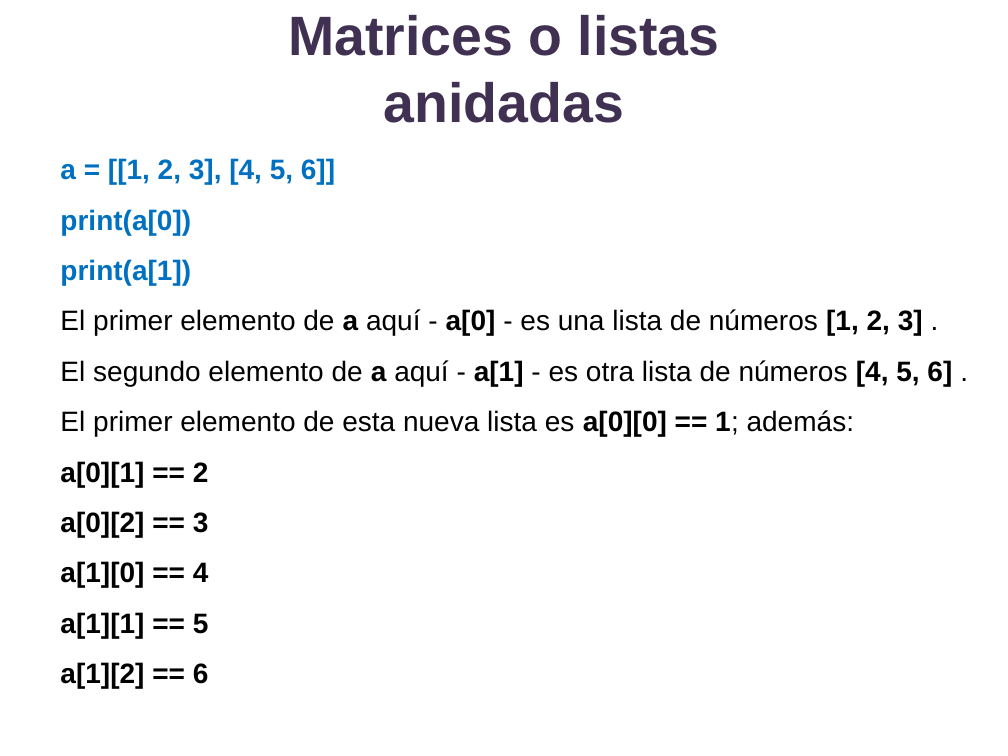
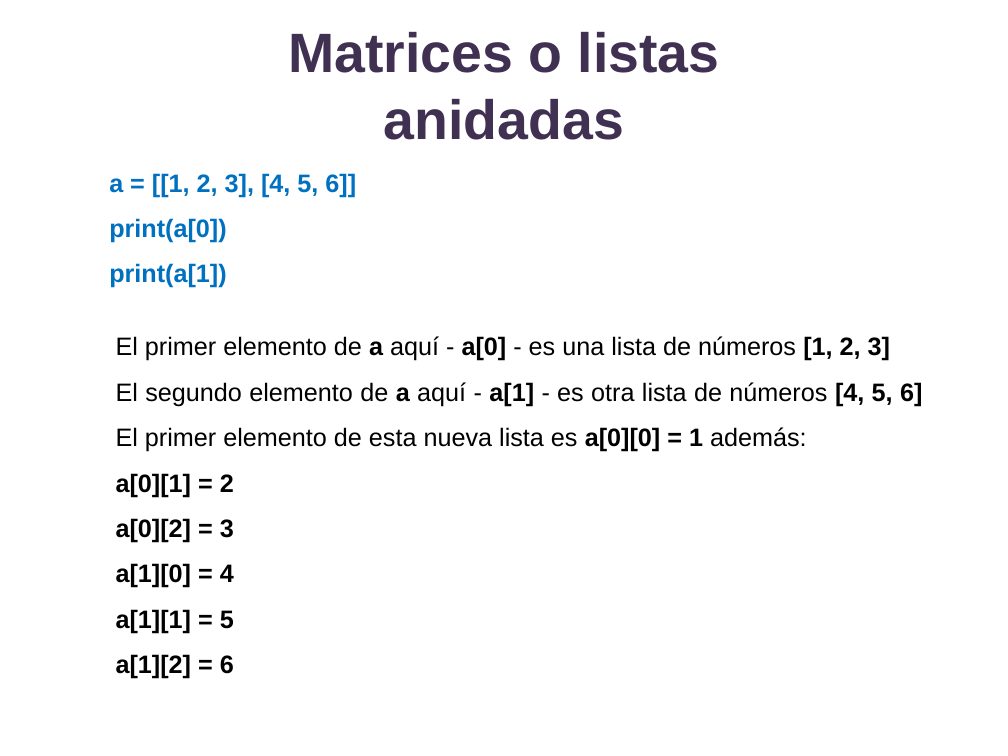
Before and after one commit to lizetheP/Tecnologias, a slide deck: slide 12 of Calendario/Presentaciones/10_Matrices.pptx. Drawn at 1008x756 pixels with LibreOffice and Linux fonts; fonts in the diff are those of the drawing. Boxes give left, top, right and bottom in pixels: in the first picture for what was removed or moved away, otherwise in the second. Text is boxed around its words. In the diff, an @@ line names an element or a change of style, - is before the commit and + after.

```diff
--- a/Calendario/Presentaciones/10_Matrices.pptx
+++ b/Calendario/Presentaciones/10_Matrices.pptx
@@ title "Matrices o listas anidadas": place and size @@
-title "Matrices o listas anidadas" at (288,15,720,123)
+title "Matrices o listas anidadas" at (288,32,720,140)
@@ text "a = [[1, 2, 3], ...": place and size @@
-text "a = [[1, 2, 3], ..." at (60,158,952,688)
+text "a = [[1, 2, 3], ..." at (109,173,922,679)
@@ text at (109,173,356,288): size 20 to 18 pt in "a = [[1, 2, 3], [4, 5, ...", "print(a[0])", "print(a[1])"; list level 2 to 1 in "a = [[1, 2, 3], ..."; list level 2 to 1 in "print(a[0])"; list level 2 to 1 in "print(a[1])" @@
@@ text at (116,336,922,679): text changed; size 20 to 18 pt @@
-  El primer elemento de a aquí - a[0] - es una lista de números [1, 2, 3] .
-  El segundo elemento de a aquí - a[1] - es otra lista de números [4, 5, 6] .
-  El primer elemento de esta nueva lista es a[0][0] == 1; además:
-  a[0][1] == 2
-  a[0][2] == 3
-  a[1][0] == 4
-  a[1][1] == 5
-  a[1][2] == 6
+El primer elemento de a aquí - a[0] - es una lista de números [1, 2, 3]
+El segundo elemento de a aquí - a[1] - es otra lista de números [4, 5, 6]
+El primer elemento de esta nueva lista es a[0][0] = 1 además:
+a[0][1] = 2
+a[0][2] = 3
+a[1][0] = 4
+a[1][1] = 5
+a[1][2] = 6
```
Also in this commit, not shown: 2 other files.
